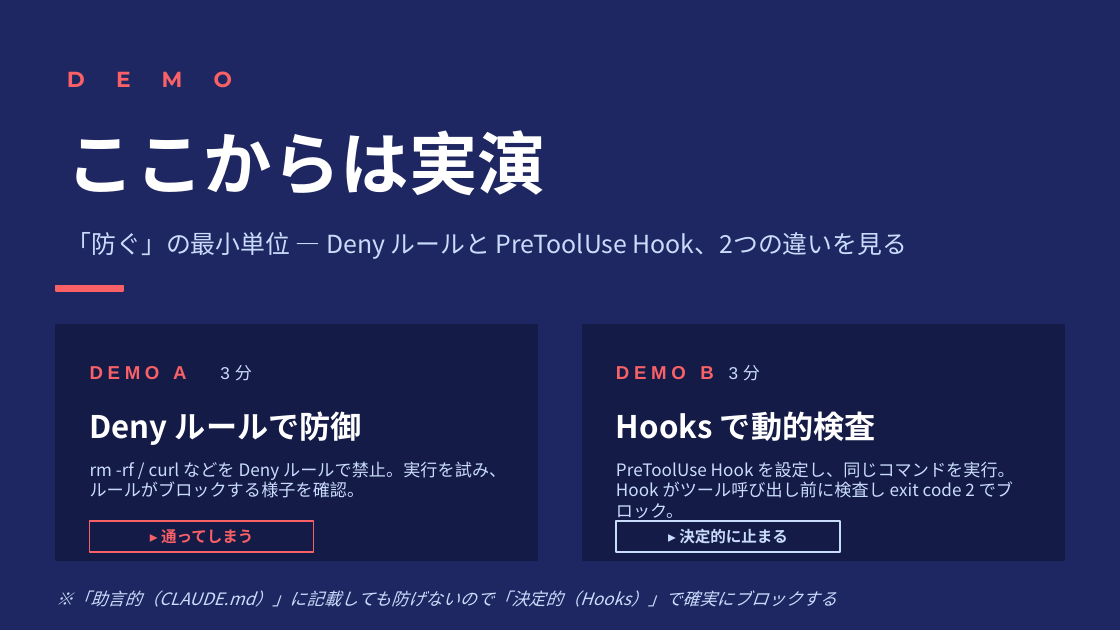
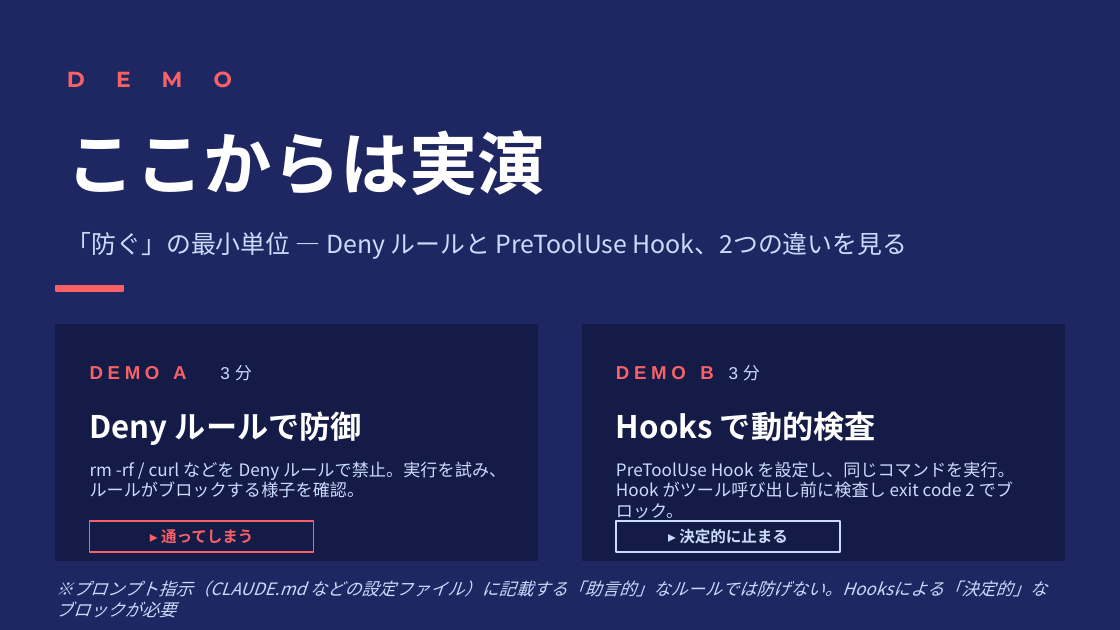
Before and after one commit to ktsuchida11/ClaudeWorkshop, a slide deck: slide 9 of session1/session1_full.pptx. Drawn at 1120x630 pixels with LibreOffice and Linux fonts; fonts in the diff are those of the drawing. Boxes give left, top, right and bottom in pixels: in the first picture for what was removed or moved away, otherwise in the second. Text is boxed around its words. In the diff, an @@ line names an element or a change of style, - is before the commit and + after.

```diff
--- a/session1/session1_full.pptx
+++ b/session1/session1_full.pptx
@@ text at [56,580,1047,618]: text changed @@
-※「助言的（CLAUDE.md）」に記載しても防げないので「決定的（Hooks）」で確実にブロックする
+※プロンプト指示（CLAUDE.md などの設定ファイル）に記載する「助言的」なルールでは防げない。Hooksによる「決定的」なブロックが必要
```
Also in this commit, not shown: 14 other slides changed.
